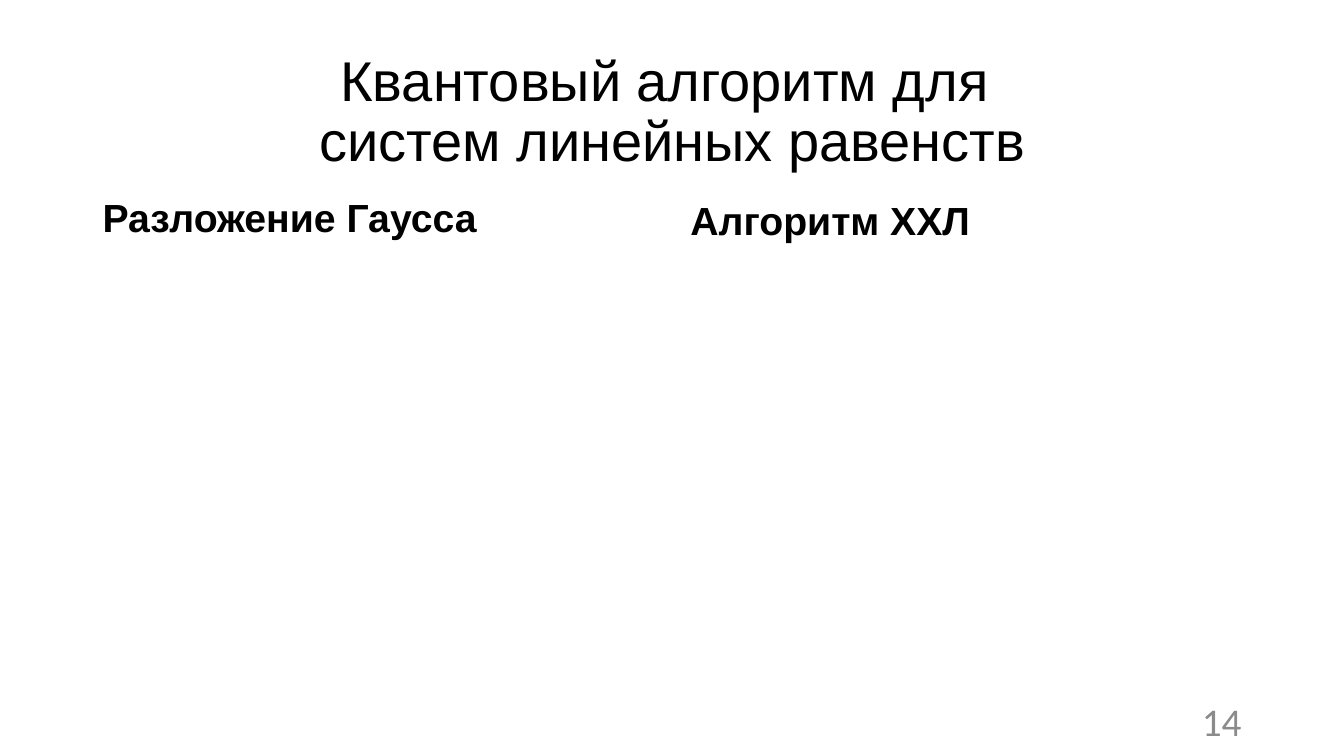
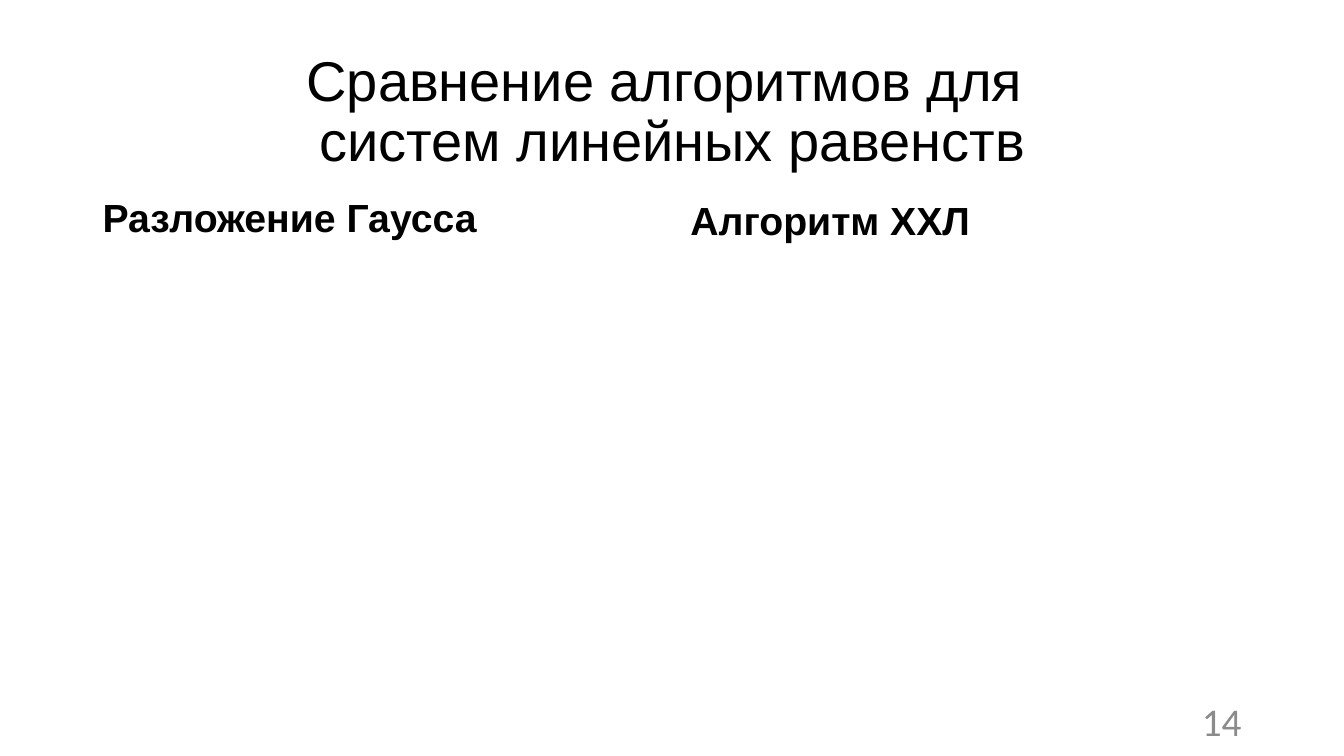
Before and after one commit to R0manych/Diploma2019, a slide deck: slide 14 of Черниговских 2к 14гр.pptx. Drawn at 1344x756 pixels with LibreOffice and Linux fonts; fonts in the diff are those of the drawing; grey boxes stand for pictures. Boxes give left, top, right and bottom in pixels: in the first picture for what was removed or moved away, otherwise in the second. Text is boxed around its words. In the diff, an @@ line names an element or a change of style, - is before the commit and + after.

```diff
--- a/Черниговских 2к 14гр.pptx
+++ b/Черниговских 2к 14гр.pptx
@@ background #DEDEDE to #FFFFFF @@
@@ title at box(307, 62, 1025, 171): text changed; text colour #2C2C2C to #000000 @@
-Квантовый алгоритм для
-систем линейных равенств
+Сравнение алгоритмов для
+систем линейных равенств
```
Also in this commit, not shown: 17 other slides changed, 7 other files.
